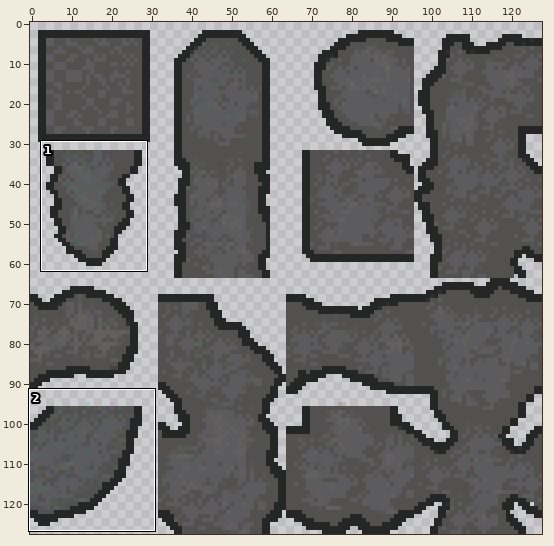
Two states of a sprite sheet, Art/lab1.png. Above: a wide view before the commit, with the close-up outlined.
Close-up. The starting point:
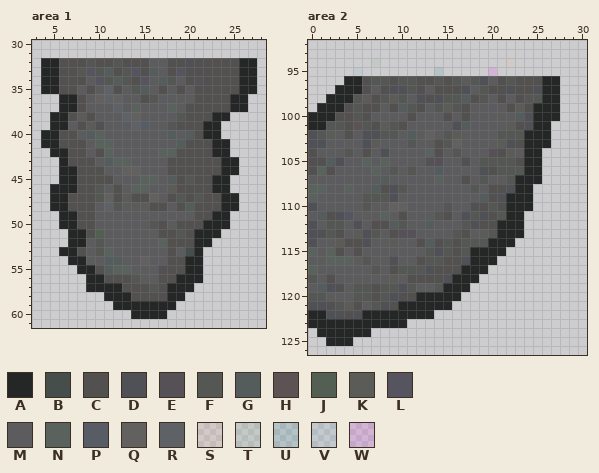
The file is 128x128 pixels. Colours within 5 levels of each other are drawn and written as one. Shown: area 1: x 3..28, y 30..61; area 2: x 0..30, y 92..126. The commit also changed other parts of the picture, which this record leaves out.
Palette (. is transparent): A #242726  B #454e4a  C #535050  D #505057  E #565156  F #545754  G #545c5c  H #5c5454  J #545f54  K #5b5b58  L #56555f  M #5c5c5e  N #5a625e  P #585c65  Q #626160  R #5e6267  S #f7b98321  T #83b98321  U #0f838321  V #83b9c121  W #f70ff721
After the commit:
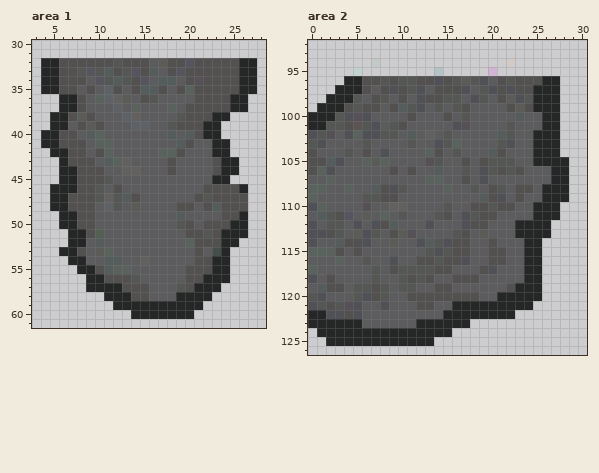
The exact change:
colour S: #f7b98321 -> #ffb98321
colour V: #83b9c121 -> #83f7c121
Changed rows in their new state; - is a pixel that keeps its letter.
Area 1:
first column x 9:
32 C-------K--L------
34 ---------G--------
35 -----C-G---N------
36 -N--K-------------
39 ------R-----------
41 ------------MM----
42 -----------MMM----
43 ----Q-----MMMM----
44 ----------MMMM----
45 --F---MM-MMMMM----
46 -----MM--MMMM-CCCA
47 ---FG-MM-MMMCF-CCC
48 -------MM--CM-GCCC
49 ----------G-MMMCCA
50 -------MM-F-MCCCAA
51 --------MMM-CFCAAA
52 -G------MMMNCCCAA-
53 -K-------M-MCMBA--
54 ---------MMMCCAA--
55 --------MMMCCCAA--
56 --------MMMCCAAA--
57 -------MMMFCAAA---
58 -------MMM-AAA----
59 ----------AAA-----
60 ---------AAA------
Area 2:
first column x 0:
 96 -------C------D--------------
 97 ----------C-D-------D----A---
 98 ------M--MC---C--MD---KD-A---
 99 ------------D--M-------------
100 ---FDED----------F------MM---
101 -------D---------E----FMMM-A-
102 --E-DN----------M----G-MM--A-
103 F-----FM------D-N----F-MM--A-
104 --------------------G-M-M-AA-
105 -------K------F----C---MM-AAA
106 --D----M-C-C-----F--FC-CMMMAA
107 --N-----M----N-----D--MMMMMAA
108 ---------------N-----FMCCMAAA
109 --------CC------------MCMMAAA
110 -N----E---------------CMMAAA-
111 --FC--K---F--------C-MMMMAAA-
112 -------D--M--D---DC-MMM-AAA--
113 --CF------K---------MMM-AAA--
114 ---G--------D-FD-CMMCMMMAA---
115 -N---------------CMMCCMMAA---
116 --M-M--------C----MMCCMMAA---
117 -------------F--MMMCDMMMAA---
118 D------F-MF-F-MMCCCMMMMMAA---
119 --C------MF---CCMMMMMMCAAA---
120 -D----D--MM-CCCCCCCMMAAAAA---
121 -F--ED-M-MMMCCMMAAAAAAAAA----
122 ------MMMMMMMMMAAAAAAAA------
123 ------MMMMMMAAAAAA-----------
124 -------AAAAAAAAA-------------
125 -----AAAAAAAAA---------------
Where, in picture pixels (left, top, right, bottom), the same in both close-ups:
changed: (86, 58, 248, 319)
changed: (308, 58, 569, 346)
